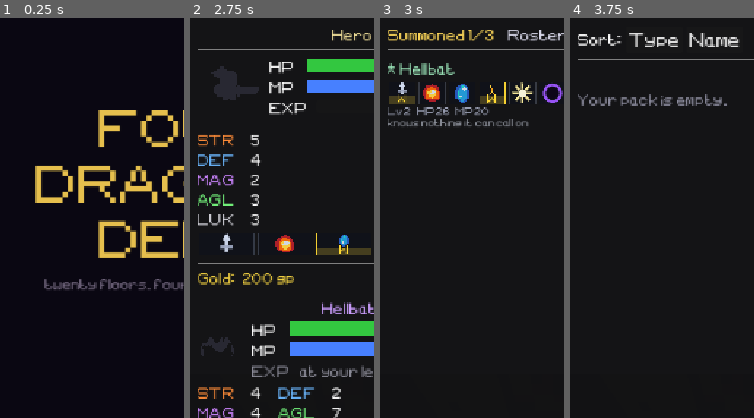
Above: before the commit, frames 1-4 (left to right).
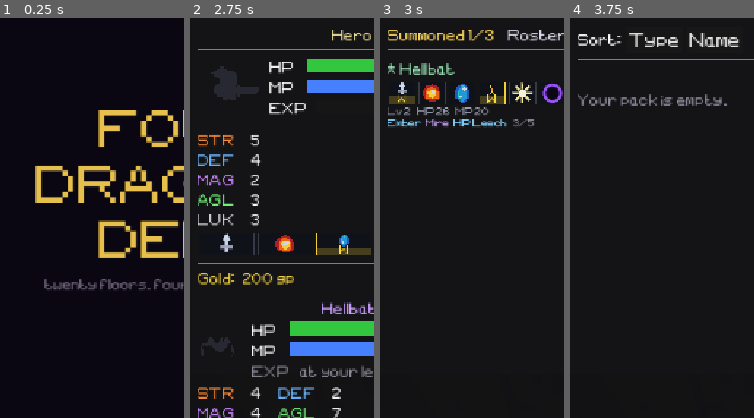
Above: after the commit, the same moments.

Repository: tausiftt5238/four-dragons-deep
Game: Godot game, scene res://scenes/title.tscn
The game is run twice, just before and just after one commit, with the same random seed, the same clock (stepped at 60 frames per second) and the same inputs.
Inputs:
- Up to frame 1 (0.25 s): no input
- Up to frame 2 (2.75 s): click "NEW GAME" at 0.5 s; click "Menu" at 1.25 s; click "Stats" at 2 s
- Up to frame 3 (3 s): click "Party" at 2.75 s
- Up to frame 4 (3.75 s): click "Items" at 3.5 s
The pictures show only the part of the screen within x 0-50%, y 0-50%; the shares and areas given below are measured in that part.

Frames 1-2 are identical in both runs. In frame 3, 0.9% of the frame differs, in the area x 4-84%, y 25-27%; in frame 4, nothing differs.

Commit message:
lists scroll instead of paging, dragons at 8x HP, and the playtest bugs
Every Back/More pager is gone: menu and orb lists render whole inside the
page's own scroll (and keep their place when an action rebuilds the tab), and
the battle submenu scrolls past its six cells. Dragon HP multiplier 20 -> 8.

Fixes from the autoplay run:
- an immobilized monster with nothing it can pay for may brace again to pass,
  instead of softlocking the phase
- the starting Hellbat is seeded with its skills; saves with an empty list
  are reseeded on load
- beg, tribute and negotiation choices lock their buttons on the first tap,
  so a double tap cannot recruit the next foe or roll an extra round
- a monster's buff reads 'Hellbat calls up Whet!' rather than adding 'You cast'
- the step-forward tween belongs to the card, so a rebuilt party row no longer
  prints 'Lambda capture ... was freed'

Co-Authored-By: Claude Opus 5.5 <noreply@anthropic.com>
Claude-Session: https://claude.ai/code/session_01Uhk3EMYpAHGbVF4A7SC27j

Diff:
--- a/scripts/entities/enemy.gd
+++ b/scripts/entities/enemy.gd
@@ -46,7 +46,7 @@
 
 # A boss's HP as a multiple of what the ordinary formula (lv*10 + def*3) gives
 # it, so a dragon is a long fight rather than a few good rounds.
-const BOSS_HP_MULT: int = 20
+const BOSS_HP_MULT: int = 8
 
 # Press-turn icons this enemy opens its phase with. Bosses get more, which is
 # how they threaten a full party without inflating their damage numbers.
--- a/scripts/entities/player_character.gd
+++ b/scripts/entities/player_character.gd
@@ -76,7 +76,7 @@
 
 # Everything in the pack a fight can use: every consumable, potions and
 # throwables alike, in pack order. There used to be a six-slot belt between the
-# pack and the battle; the battle's item menu pages instead, so nothing carried
+# pack and the battle; the battle's item menu scrolls instead, so nothing carried
 # is out of reach mid-fight.
 func battle_items() -> Array[Dictionary]:
 	var out: Array[Dictionary] = []
@@ -427,6 +427,12 @@
 # if it has a slot free for it. Nothing is forgotten to make room. One its kind
 # no longer has is dropped, so a change to a template reaches old saves.
 func top_up_unique_skills() -> void:
+	# The starting demon used to be bound with no skills at all. A save made
+	# then carries an empty list; seed it as if it had just been recruited.
+	for demon_name: String in recruited:
+		if (demon_skills.get(demon_name, []) as Array).is_empty():
+			demon_skills.erase(demon_name)
+			seed_demon_skills(demon_name)
 	for demon_name: String in demon_skills:
 		var list: Array = demon_skills[demon_name] as Array
 		var e: Enemy = Enemy.make_at_level(demon_name, 1)
@@ -531,6 +537,10 @@
 	ever_bound      = [STARTING_DEMON]
 	bound_level     = {STARTING_DEMON: 2}
 	active_demons   = [STARTING_DEMON]
+	# Bound the same way a recruit is, so it walks in knowing its own lines —
+	# without this the gift carried no skills at all until a save was loaded.
+	demon_skills    = {}
+	seed_demon_skills(STARTING_DEMON)
 
 	# He is human. No resistances of his own, and the cold gets through —
 	# which is what makes putting him in front of anything a real decision.
--- a/scripts/ui/combat_neg_bribe.gd
+++ b/scripts/ui/combat_neg_bribe.gd
@@ -59,6 +59,7 @@
 
 
 func _resolve(choice: String) -> void:
+	_s._lock_submenu()
 	_s._show_main_actions()
 	_s._set_buttons(false)
 	match choice:
--- a/scripts/ui/combat_neg_reason.gd
+++ b/scripts/ui/combat_neg_reason.gd
@@ -33,6 +33,7 @@
 
 
 func _resolve(approach: String) -> void:
+	_s._lock_submenu()
 	_s._right_back_btn.hide()
 	var matched: bool = Negotiation.matches(
 			Negotiation.REASON_MATCH, _s.enemy.talk_personality, approach)
--- a/scripts/ui/combat_neg_recruit.gd
+++ b/scripts/ui/combat_neg_recruit.gd
@@ -33,6 +33,7 @@
 
 
 func _resolve(approach: String) -> void:
+	_s._lock_submenu()
 	_s._right_back_btn.hide()
 	var matched: bool = Negotiation.matches(
 			Negotiation.RECRUIT_MATCH, _s.enemy.talk_personality, approach)
--- a/scripts/ui/combat_neg_threaten.gd
+++ b/scripts/ui/combat_neg_threaten.gd
@@ -34,6 +34,7 @@
 
 
 func _resolve(approach: String) -> void:
+	_s._lock_submenu()
 	_s._right_back_btn.hide()
 	# Fear runs on the same two-round track trust does, and reads the same way:
 	# bring the stat the threat is made of and you roll well, bring the wrong
--- a/scripts/ui/combat_scene.gd
+++ b/scripts/ui/combat_scene.gd
@@ -68,8 +68,7 @@
 
 # The menu strip is a fixed row of MENU_SLOTS cells. The action bar fills all
 # of them; a submenu drops its entries into the same cells, so slot 3 is in the
-# same place whichever is showing. Both menus are capped at MENU_SLOTS, which
-# is why nothing here ever needs to scroll.
+# same place whichever is showing. A submenu longer than MENU_SLOTS scrolls.
 const MENU_SLOTS: int = 6
 # The strip is exactly this tall in every state. Left to its own devices it
 # measured 282 on the main actions, 261 in Skills and 224 in Items, so the
@@ -82,6 +81,9 @@
 const MENU_HEADER_H: int = 39
 var _action_bar: GridContainer
 var _sub_bar:    GridContainer
+# The submenu grid scrolls rather than paging: six cells show, and a longer
+# list (a full roster, a crowded pack) carries on below them.
+var _sub_scroll: ScrollContainer
 var _sub_slots:  Array[MarginContainer] = []
 var _buttons: Dictionary = {}
 
@@ -267,12 +269,14 @@
 	var portrait: TextureRect = _card_portrait(card)
 	if portrait != null:
 		_play_anim(portrait, "walk")
-	var tween: Tween = create_tween()
+	# Bound to the card, not the scene: a revive or a summon rebuilds the party
+	# row mid-step, and a tween owned by the scene would then call back into a
+	# portrait that no longer exists.
+	var tween: Tween = card.create_tween()
 	tween.tween_property(card, "position:x", dir, STEP_DURATION) \
 			.set_ease(Tween.EASE_OUT).set_trans(Tween.TRANS_QUAD)
-	tween.tween_callback(func() -> void:
-		if portrait != null and portrait is AnimatedPortrait:
-			(portrait as AnimatedPortrait).play("idle"))
+	if portrait is AnimatedPortrait:
+		tween.tween_callback((portrait as AnimatedPortrait).play.bind("idle"))
 
 
 func _step_back_immediate() -> void:
@@ -353,7 +357,7 @@
 				detail = "x%d" % int(item.get("qty", 1)),
 				disabled = not usable,
 				press = _on_use_item.bind(item)})
-	_fill_submenu(entries, _show_item_submenu)
+	_fill_submenu(entries)
 
 
 func _show_talk_submenu() -> void:
@@ -573,8 +577,7 @@
 				press = func() -> void:
 					_ally_target = who
 					then.call()})
-	_sub_page = 0
-	_fill_submenu(entries, func() -> void: _pick_ally(fallen, title, back, then))
+	_fill_submenu(entries)
 
 
 func _living_party() -> Array[CharacterSheet]:
@@ -710,6 +713,9 @@
 	var take: Button = _big_button("Recruit it",
 			"%s joins your roster. Costs nothing." % enemy.enemy_name, false)
 	take.pressed.connect(func() -> void:
+		if take.disabled:
+			return
+		_lock_submenu()
 		var who: String = enemy.enemy_name
 		_remember_recruit(who, enemy.lv)
 		_log("[color=lime]%s is recruited. It walks in behind you.[/color]" % who)
@@ -719,6 +725,9 @@
 	var refuse: Button = _big_button("Refuse it",
 			"Leave it where it is. The fight goes on.", false)
 	refuse.pressed.connect(func() -> void:
+		if refuse.disabled:
+			return
+		_lock_submenu()
 		_log("[color=gray]You say nothing. It picks itself back up.[/color]")
 		_right_back_btn.visible = true
 		_press.begin(_living_party().size())
@@ -759,6 +768,9 @@
 	var take: Button = _big_button("Take it",
 			"%s gives up %s and leaves." % [who, what], false)
 	take.pressed.connect(func() -> void:
+		if take.disabled:
+			return
+		_lock_submenu()
 		player.gold += coin
 		if drop.is_empty():
 			_log("[color=#ffd479]It empties its hands — %d gold — and goes.[/color]" % coin)
@@ -1120,9 +1132,6 @@
 # save it, not a way to heal it.
 var bench: Array[Enemy] = []
 
-# Which page of a long call list is showing. A run binds far more demons than
-# the six slots a submenu has.
-var _sub_page: int = 0
 
 
 # Demons on the field with no HP left. A body keeps its slot, so reviving it or
@@ -1163,7 +1172,6 @@
 
 
 func _open_summon_menu() -> void:
-	_sub_page = 0
 	_show_summon_submenu()
 
 
@@ -1201,31 +1209,13 @@
 	if entries.is_empty():
 		_submenu_add(_dim_label("Nothing left to call."))
 		return
-	_fill_submenu(entries, _show_summon_submenu)
-
-
-# One page of a list into the submenu's six slots. Anything longer keeps the
-# last slot for a pager rather than dropping what does not fit — which is what
-# used to happen once a run had bound seven demons.
-func _fill_submenu(entries: Array[Dictionary], rebuild: Callable) -> void:
-	if entries.size() <= MENU_SLOTS:
-		_sub_page = 0
-		for e: Dictionary in entries:
-			_submenu_add(_entry_button(e))
-		return
-
-	var per: int = MENU_SLOTS - 1
-	var pages: int = ceili(float(entries.size()) / float(per))
-	_sub_page = clampi(_sub_page, 0, pages - 1)
-	var first: int = _sub_page * per
-	for i: int in range(first, mini(first + per, entries.size())):
-		_submenu_add(_entry_button(entries[i]))
-
-	var more: Button = _big_button("More", "%d / %d" % [_sub_page + 1, pages], false)
-	more.pressed.connect(func() -> void:
-		_sub_page = (_sub_page + 1) % pages
-		rebuild.call())
-	_submenu_add(more)
+	_fill_submenu(entries)
+
+
+# A whole list into the submenu. Past six it scrolls — see _sub_scroll.
+func _fill_submenu(entries: Array[Dictionary]) -> void:
+	for e: Dictionary in entries:
+		_submenu_add(_entry_button(e))
 
 
 func _entry_button(e: Dictionary) -> Button:
@@ -1779,7 +1769,6 @@
 			_show_skills_submenu()
 			return
 		"Item":
-			_sub_page = 0
 			_show_item_submenu()
 			return
 		"Talk":
@@ -1835,8 +1824,11 @@
 
 	_buttons["Skills"].disabled = false
 	# Bracing on top of a brace does nothing but spend the icon, and at half an
-	# icon it is cheap enough to do by accident.
-	_buttons["Defend"].disabled = _actor().defending
+	# icon it is cheap enough to do by accident — unless it is the only thing
+	# left. A demon that is immobilized (no Attack) and cannot pay for any of
+	# its skills would otherwise have no button at all, and the phase would
+	# wait on it forever. Bracing again is its way of passing.
+	_buttons["Defend"].disabled = _actor().defending and _has_another_move(_actor())
 	_buttons["Item"].disabled   = not is_p
 	_buttons["Talk"].disabled   = not is_p or _living_foes().is_empty()
 	# Live whenever there is anything to move: a body to raise, a demon waiting
@@ -1848,6 +1840,26 @@
 
 
 
+
+
+# Whether this party member can do anything but brace. The detective always
+# can — Flee is never taken from him. A demon can if it can swing, or if one of
+# its skills passes the same checks the skills menu greys buttons out by.
+func _has_another_move(member: CharacterSheet) -> bool:
+	if member == player or not member is Enemy:
+		return true
+	var demon: Enemy = member as Enemy
+	if not demon.has_status(Status.IMMOBILIZE):
+		return true
+	var silenced: bool = demon.has_status(Status.SILENCE)
+	for skill: Dictionary in player.skills_of(demon.enemy_name):
+		var hp_price: int = _demon_hp_cost(demon, skill)
+		if hp_price > 0:
+			if demon.hp > hp_price:
+				return true
+		elif not silenced and demon.mp >= _demon_skill_cost(demon, skill):
+			return true
+	return false
 
 
 func _member_portrait(member: CharacterSheet) -> TextureRect:
@@ -1952,7 +1964,7 @@
 		# Analyze is no longer bolted on here \u2014 it is an ordinary equipped spell
 		# and comes through the loop below with everything else.
 		if player.equipped_spells.is_empty():
-			_fill_submenu(entries, _show_skills_submenu)
+			_fill_submenu(entries)
 			_submenu_add(_dim_label("No spells equipped."))
 			return
 		var silenced: bool = player.has_status(Status.SILENCE)
@@ -1977,7 +1989,7 @@
 				blocked = silenced or player.mp < int(data.get("mp", 0))
 			entries.append(_skill_entry("Magic:" + spell_id,
 					data["name"] as String, tag, Spell.cost_text(spell_id), blocked))
-		_fill_submenu(entries, _show_skills_submenu)
+		_fill_submenu(entries)
 		return
 
 	var demon: Enemy = actor as Enemy
@@ -2010,7 +2022,7 @@
 		entries.append(_skill_entry("Skill:%d" % i,
 				PlayerCharacter.skill_name(skill), tag,
 				_demon_cost_text(skill) if hp_price > 0 else "%d MP" % cost, blocked))
-	_fill_submenu(entries, _show_skills_submenu)
+	_fill_submenu(entries)
 
 
 # An elemental cast is paid out of the demon's own pool and gets dearer as its
@@ -2070,10 +2082,8 @@
 
 	if skill.get("kind", "") == "support":
 		var data: Dictionary = Spell.get_data(skill.get("id", "") as String)
-		var out: Dictionary = _apply_stage_spell(data)
-		out["msg"] = "%s calls up %s!  %s" % [actor.display_name(),
-				data.get("name", "?"), out.get("msg", "")]
-		return out
+		return _apply_stage_spell(data, "%s calls up %s" % [
+				actor.display_name(), data.get("name", "?")])
 
 	var element: String = skill.get("element", "") as String
 	var rung: int = int(skill.get("rung", 1))
@@ -2411,7 +2421,7 @@
 # A thumb-sized submenu entry: title on top, the detail that decides the choice
 # underneath. Built from child Labels because a Button's own text is one line.
 
-# The same button as an entry for _fill_submenu, so a long list pages.
+# The same button as an entry for _fill_submenu, so a long list scrolls.
 func _skill_entry(action: String, label: String, element: String,
 		cost: String, disabled: bool) -> Dictionary:
 	return {title = label, detail = "%s   %s" % [element, cost], disabled = disabled,
@@ -2755,20 +2765,31 @@
 		_action_bar.add_child(btn)
 		_buttons[action] = btn
 
+	_sub_scroll = ScrollContainer.new()
+	_sub_scroll.size_flags_horizontal = Control.SIZE_EXPAND_FILL
+	_sub_scroll.size_flags_vertical   = Control.SIZE_EXPAND_FILL
+	_sub_scroll.horizontal_scroll_mode = ScrollContainer.SCROLL_MODE_DISABLED
+	_sub_scroll.hide()
+	body.add_child(_sub_scroll)
 	_sub_bar = _make_slot_row()
-	_sub_bar.hide()
-	body.add_child(_sub_bar)
+	_sub_scroll.add_child(_sub_bar)
 
 	for _i: int in range(MENU_SLOTS):
-		var slot: MarginContainer = MarginContainer.new()
-		slot.size_flags_horizontal   = Control.SIZE_EXPAND_FILL
-		slot.size_flags_vertical     = Control.SIZE_EXPAND_FILL
-		slot.size_flags_stretch_ratio = 1.0
-		# An empty slot still holds its ground, so a three-entry submenu is the
-		# same shape as a six-entry one.
-		slot.custom_minimum_size = Vector2(0, MENU_SLOT_H)
-		_sub_bar.add_child(slot)
-		_sub_slots.append(slot)
+		_add_sub_slot()
+
+
+# An empty slot still holds its ground, so a three-entry submenu is the same
+# shape as a six-entry one. Slots past the sixth are made as a list needs them
+# and dropped again on clear.
+func _add_sub_slot() -> MarginContainer:
+	var slot: MarginContainer = MarginContainer.new()
+	slot.size_flags_horizontal   = Control.SIZE_EXPAND_FILL
+	slot.size_flags_vertical     = Control.SIZE_EXPAND_FILL
+	slot.size_flags_stretch_ratio = 1.0
+	slot.custom_minimum_size = Vector2(0, MENU_SLOT_H)
+	_sub_bar.add_child(slot)
+	_sub_slots.append(slot)
+	return slot
 
 
 # Six thumb targets in one line on a 540-wide screen truncates every label to
@@ -2786,12 +2807,12 @@
 
 func _show_actions() -> void:
 	_action_bar.show()
-	_sub_bar.hide()
+	_sub_scroll.hide()
 
 
 func _hide_actions() -> void:
 	_action_bar.hide()
-	_sub_bar.show()
+	_sub_scroll.show()
 
 
 func _show_main_actions() -> void:
@@ -2805,23 +2826,40 @@
 # Detaches immediately rather than waiting on queue_free, so the very next
 # _submenu_add sees the slots as empty.
 func _submenu_clear() -> void:
+	while _sub_slots.size() > MENU_SLOTS:
+		var extra: MarginContainer = _sub_slots.pop_back()
+		_sub_bar.remove_child(extra)
+		extra.queue_free()
 	for slot: MarginContainer in _sub_slots:
 		for child: Node in slot.get_children():
 			slot.remove_child(child)
 			child.queue_free()
-
-
-# Drops one entry into the next free slot. Both menus are capped at MENU_SLOTS,
-# so overflow is a bug rather than something to scroll past.
+	_sub_scroll.scroll_vertical = 0
+
+
+# Greys out every button in the submenu. A choice whose result takes a moment
+# to play out (a reaction line, a demon walking off) calls this first, so a
+# second tap in that moment cannot answer a question twice — or answer the
+# next demon's before it has asked.
+func _lock_submenu() -> void:
+	for slot: MarginContainer in _sub_slots:
+		for c: Node in slot.get_children():
+			if c is Button:
+				(c as Button).disabled = true
+
+
+# Drops one entry into the next free slot, making one when all six are taken.
 func _submenu_add(control: Control) -> void:
+	var into: MarginContainer = null
 	for slot: MarginContainer in _sub_slots:
 		if slot.get_child_count() == 0:
-			control.size_flags_horizontal = Control.SIZE_EXPAND_FILL
-			control.size_flags_vertical   = Control.SIZE_EXPAND_FILL
-			slot.add_child(control)
-			return
-	push_warning("combat submenu overflowed %d slots" % MENU_SLOTS)
-	control.queue_free()
+			into = slot
+			break
+	if into == null:
+		into = _add_sub_slot()
+	control.size_flags_horizontal = Control.SIZE_EXPAND_FILL
+	control.size_flags_vertical   = Control.SIZE_EXPAND_FILL
+	into.add_child(control)
 
 
 # A slot-sized submenu entry: title on top, the detail that decides the choice
@@ -3091,7 +3129,11 @@
 
 # Buffs stack across the party, debuffs across the enemy line. Reporting how
 # many actually moved is what tells the player they have hit the cap.
-func _apply_stage_spell(data: Dictionary) -> Dictionary:
+# `lead` names who cast it — "You cast Whet" for the detective, "Hellbat calls
+# up Whet" for a demon of his.
+func _apply_stage_spell(data: Dictionary, lead: String = "") -> Dictionary:
+	if lead == "":
+		lead = "You cast %s" % data["name"]
 	var stat: String = data.get("stat", CharacterSheet.STAT_ATK) as String
 	var delta: int   = int(data.get("delta", 1))
 	var on_party: bool = (data.get("scope", "party") == "party")
@@ -3111,11 +3153,11 @@
 
 	var who: String = "the party" if on_party else "every enemy"
 	if moved == 0:
-		return {msg = "[color=gray]You cast %s — %s is already at the limit.[/color]" % [
-				data["name"], who], cost = PressTurn.COST_FULL}
+		return {msg = "[color=gray]%s — %s is already at the limit.[/color]" % [
+				lead, who], cost = PressTurn.COST_FULL}
 	var tint: String = "aqua" if delta > 0 else "orange"
-	return {msg = "[color=%s]You cast %s!  %s %s on %d of %d.[/color]" % [
-			tint, data["name"], _stat_name(stat),
+	return {msg = "[color=%s]%s!  %s %s on %d of %d.[/color]" % [
+			tint, lead, _stat_name(stat),
 			"rises" if delta > 0 else "falls", moved, total],
 			cost = PressTurn.COST_FULL}
 
--- a/scripts/ui/menu_tab_bestiary.gd
+++ b/scripts/ui/menu_tab_bestiary.gd
@@ -22,7 +22,7 @@
 				known.append(enemy_name)
 				break
 
-	_m.add_paged_list(_m._content, "bestiary", known,
+	_m.add_list(_m._content, known,
 			func(list: SlotList, enemy_name: String) -> void: _add_demon(list, enemy_name))
 
 
--- a/scripts/ui/menu_tab_items.gd
+++ b/scripts/ui/menu_tab_items.gd
@@ -1,6 +1,6 @@
 # MenuTabItems
 # The pack. Everything consumable in it reaches a battle; the battle's item
-# menu pages when the pack runs past six.
+# menu scrolls when the pack runs past six.
 class_name MenuTabItems extends RefCounted
 
 var _m
--- a/scripts/ui/menu_tab_magic.gd
+++ b/scripts/ui/menu_tab_magic.gd
@@ -49,7 +49,7 @@
 		if not p.is_equipped(spell_id2) and not Spell.get_data(spell_id2).is_empty():
 			ordered.append(spell_id2)
 
-	_m.add_paged_list(_m._content, "magic", ordered,
+	_m.add_list(_m._content, ordered,
 			func(list: SlotList, spell_id: String) -> void:
 				_add_spell(list, spell_id))
 
--- a/scripts/ui/menu_tab_party.gd
+++ b/scripts/ui/menu_tab_party.gd
@@ -54,7 +54,7 @@
 		if not p.is_active(other):
 			ordered.append(other)
 
-	_m.add_paged_list(_m._content, "party", ordered,
+	_m.add_list(_m._content, ordered,
 			func(list: SlotList, name: String) -> void: _add_demon(list, name))
 
 
--- a/scripts/ui/menu_ui.gd
+++ b/scripts/ui/menu_ui.gd
@@ -13,6 +13,7 @@
 var _active_tab:  String = "stats"
 var page: Dictionary = {}
 var _tab_btns:    Dictionary = {}
+var _scroll: ScrollContainer
 var _content:     VBoxContainer
 var _status_line: Label
 var _tabs:        MenuTabs
@@ -54,6 +55,7 @@
 	var scroll: ScrollContainer = ScrollContainer.new()
 	scroll.size_flags_vertical = Control.SIZE_EXPAND_FILL
 	shell.add_child(scroll)
+	_scroll = scroll
 
 	_content = VBoxContainer.new()
 	_content.size_flags_horizontal = Control.SIZE_EXPAND_FILL
@@ -149,9 +151,8 @@
 
 # ── Tab routing ───────────────────────────────────────────────────────────────
 
-func add_paged_list(parent: Control, key: String, entries: Array[String],
-		fill: Callable) -> void:
-	SlotList.paged(parent, page, key, entries, fill, _refresh)
+func add_list(parent: Control, entries: Array[String], fill: Callable) -> void:
+	SlotList.listed(parent, entries, fill)
 
 
 # Collapsible shelves that open into the page — see SlotList.sections.
@@ -161,6 +162,7 @@
 
 func _switch_tab(tab_id: String) -> void:
 	_active_tab      = tab_id
+	_scroll.scroll_vertical = 0
 	_status_line.text = ""
 	for id: String in _tab_btns:
 		_tab_btns[id].button_pressed = (id == tab_id)
@@ -176,8 +178,15 @@
 		"system":    _build_system()
 
 
+# Rebuilds the tab after an action — Equip, Use, Sell — without throwing the
+# player back to the top of a list they had scrolled down.
 func _refresh() -> void:
+	var at: int = _scroll.scroll_vertical
 	_switch_tab(_active_tab)
+	await get_tree().process_frame
+	await get_tree().process_frame
+	if is_instance_valid(_scroll):
+		_scroll.scroll_vertical = at
 
 
 func _set_status(msg: String) -> void:
--- a/scripts/ui/orb_ui.gd
+++ b/scripts/ui/orb_ui.gd
@@ -24,6 +24,7 @@
 var _tab_btns: Dictionary = {}
 # Which page each of the long lists is showing.
 var _page: Dictionary = {}
+var _scroll: ScrollContainer
 
 
 func _ready() -> void:
@@ -70,6 +71,7 @@
 	scroll.size_flags_vertical = Control.SIZE_EXPAND_FILL
 	scroll.horizontal_scroll_mode = ScrollContainer.SCROLL_MODE_DISABLED
 	col.add_child(scroll)
+	_scroll = scroll
 
 	_content = VBoxContainer.new()
 	_content.size_flags_horizontal = Control.SIZE_EXPAND_FILL
@@ -114,6 +116,7 @@
 
 func _switch(tab: String) -> void:
 	_tab = tab
+	_scroll.scroll_vertical = 0
 	for id: String in _tab_btns:
 		(_tab_btns[id] as Button).button_pressed = (id == tab)
 	for child: Node in _content.get_children():
@@ -130,8 +133,14 @@
 		"gauntlet": _build_gauntlet()
 
 
+# Rebuilds the tab after a purchase or a sale, keeping the scroll where it was.
 func _refresh() -> void:
+	var at: int = _scroll.scroll_vertical
 	_switch(_tab)
+	await get_tree().process_frame
+	await get_tree().process_frame
+	if is_instance_valid(_scroll):
+		_scroll.scroll_vertical = at
 
 
 func _set_status(msg: String) -> void:
@@ -312,7 +321,7 @@
 		_content.add_child(_note("Nothing has answered to you yet."))
 		SlotList.new(_content)
 		return
-	SlotList.paged(_content, _page, "bind", offered, _bind_offer, _refresh)
+	SlotList.listed(_content, offered, _bind_offer)
 
 
 func _bind_offer(list: SlotList, enemy_name: String) -> void:
--- a/scripts/ui/slot_list.gd
+++ b/scripts/ui/slot_list.gd
@@ -173,54 +173,16 @@
 	slot.add_child(lbl)
 
 
-# ── Paging ────────────────────────────────────────────────────────────────────
-#
-# Draws one page of `entries` into a fixed set of slots, with a footer to turn
-# the page when there are more than fit. `state` holds the current page under
-# `key`, because the thing that builds these lists is rebuilt on every refresh
-# and cannot remember where it was.
-static func paged(parent: Control, state: Dictionary, key: String,
-		entries: Array, fill: Callable, on_change: Callable) -> void:
-	var pages: int = maxi(1, ceili(float(entries.size()) / float(SLOT_COUNT)))
-	var at: int = clampi(int(state.get(key, 0)), 0, pages - 1)
-	state[key] = at
-
-	var list: SlotList = SlotList.new(parent)
-	var first: int = at * SLOT_COUNT
-	for i: int in range(first, mini(first + SLOT_COUNT, entries.size())):
-		fill.call(list, entries[i])
-
-	if pages <= 1:
-		return
-
-	var foot: HBoxContainer = HBoxContainer.new()
-	foot.add_theme_constant_override("separation", 8)
-	parent.add_child(foot)
-
-	var prev: Button = Button.new()
-	prev.text = "Back"
-	prev.custom_minimum_size = Vector2(120, 24)
-	prev.disabled = at == 0
-	prev.pressed.connect(func() -> void:
-		state[key] = at - 1
-		on_change.call())
-	foot.add_child(prev)
-
-	var where: Label = Label.new()
-	where.text = "%d / %d" % [at + 1, pages]
-	where.horizontal_alignment = HORIZONTAL_ALIGNMENT_CENTER
-	where.size_flags_horizontal = Control.SIZE_EXPAND_FILL
-	where.add_theme_color_override("font_color", Color(0.60, 0.62, 0.68))
-	foot.add_child(where)
-
-	var next: Button = Button.new()
-	next.text = "More"
-	next.custom_minimum_size = Vector2(120, 24)
-	next.disabled = at >= pages - 1
-	next.pressed.connect(func() -> void:
-		state[key] = at + 1
-		on_change.call())
-	foot.add_child(next)
+# ── Whole lists ───────────────────────────────────────────────────────────────
+#
+# Every entry, one after another, and the page's own scroll does the rest. This
+# used to be a page of six behind Back/More; a swipe is what a phone expects,
+# and it keeps the whole list one gesture away. Never fewer than SLOT_COUNT
+# rows, so a short list still fills the panel it did before.
+static func listed(parent: Control, entries: Array, fill: Callable) -> void:
+	var list: SlotList = SlotList.new(parent, maxi(SLOT_COUNT, entries.size()))
+	for entry: Variant in entries:
+		fill.call(list, entry)
 
 
 # ── Sections ──────────────────────────────────────────────────────────────────
